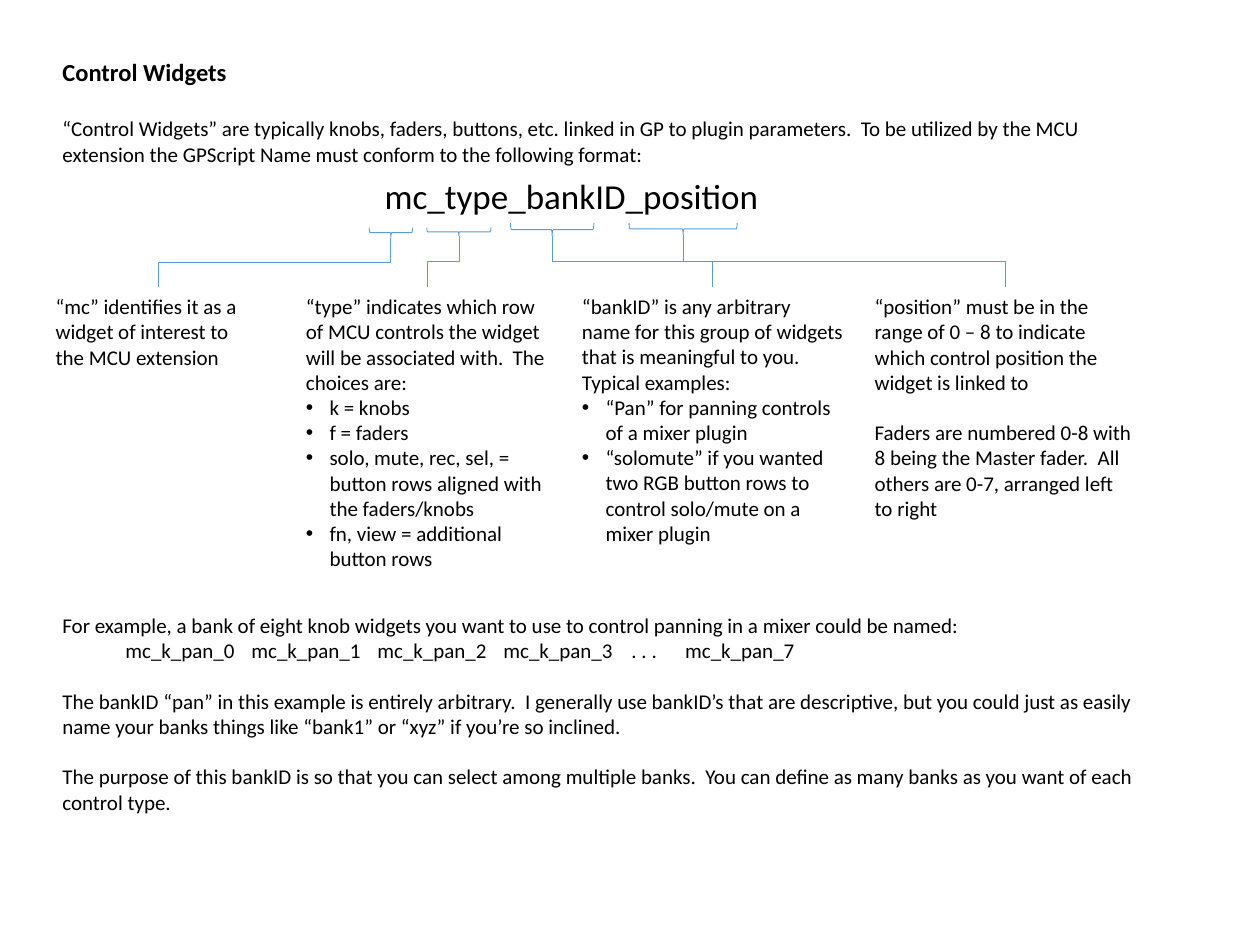
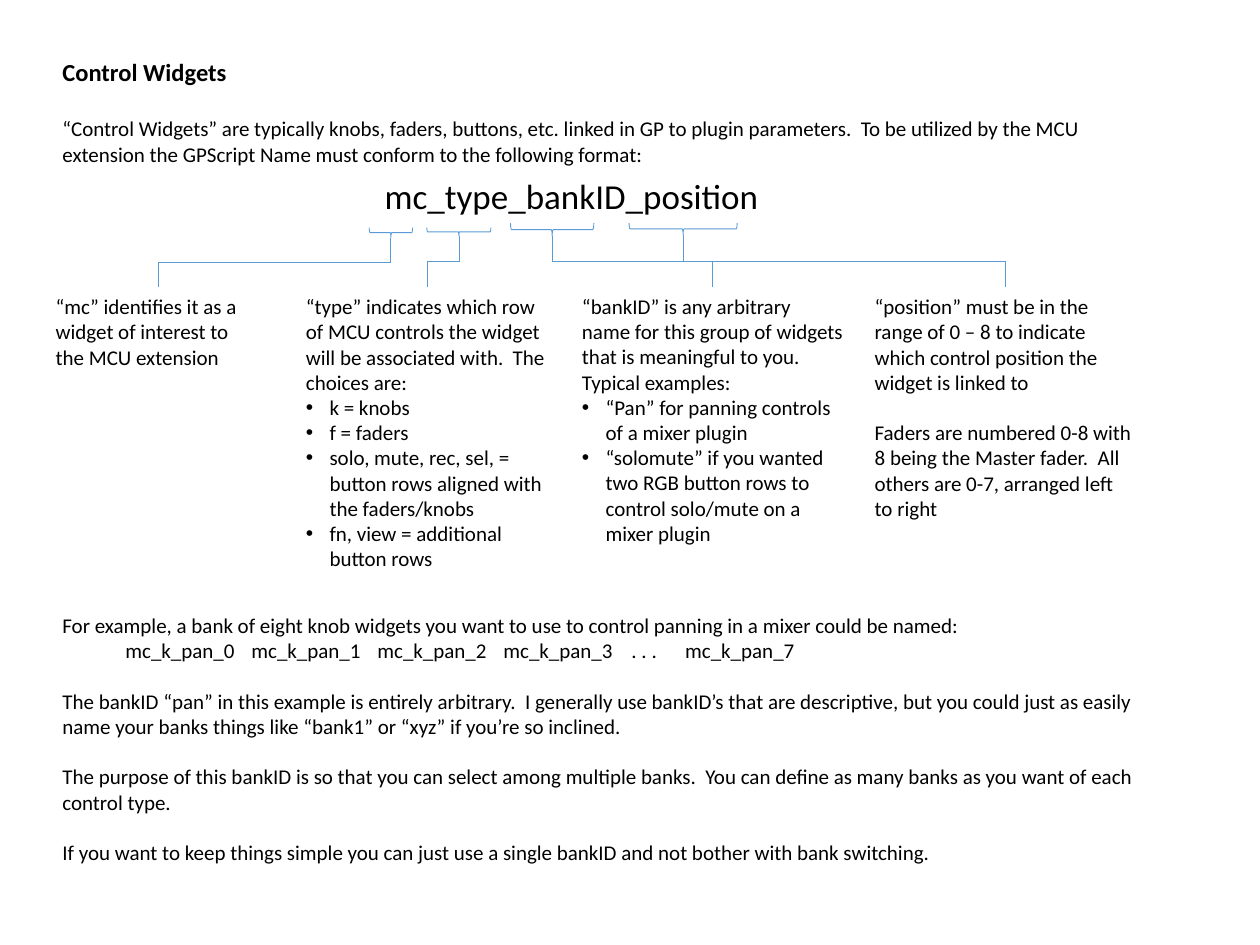
Before and after one commit to WidnerM/GP-MCU, a slide deck: slide 3 of MCU Extension.pptx. Drawn at 1260x945 pixels with LibreOffice and Linux fonts; fonts in the diff are those of the drawing. Boxes give left, top, right and bottom in pixels: in the first picture for what was removed or moved away, otherwise in the second. Text is boxed around its words. In the diff, an @@ line names an element or a change of style, - is before the commit and + after.

```diff
--- a/MCU Extension.pptx
+++ b/MCU Extension.pptx
@@ text at (62,845,929,864): paragraph added @@
+If you want to keep things simple you can just use a single bankID and not bother with bank switching.
```
Also in this commit, not shown: 7 other slides changed, 1 slide added, 9 other files.
